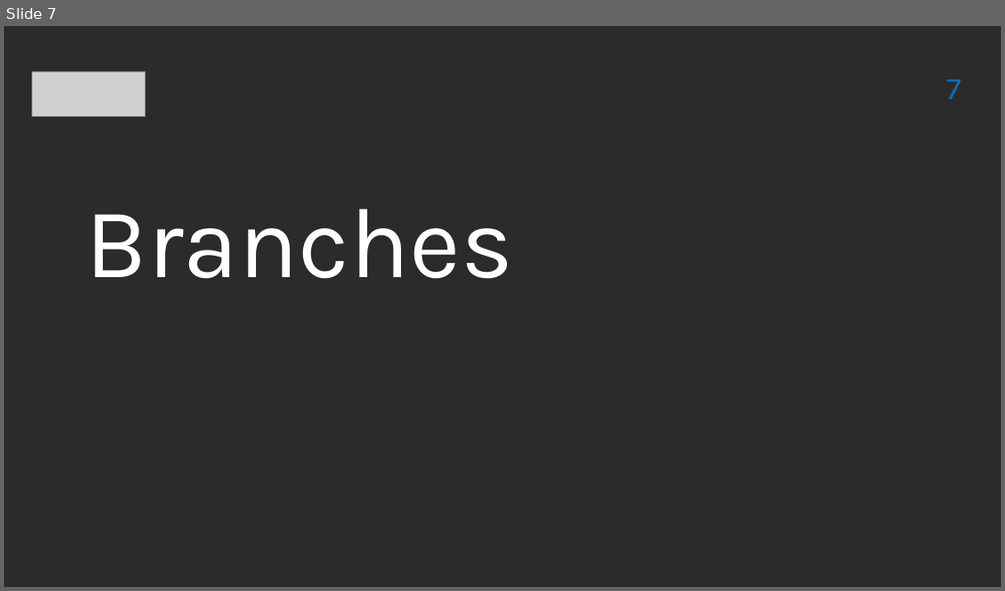
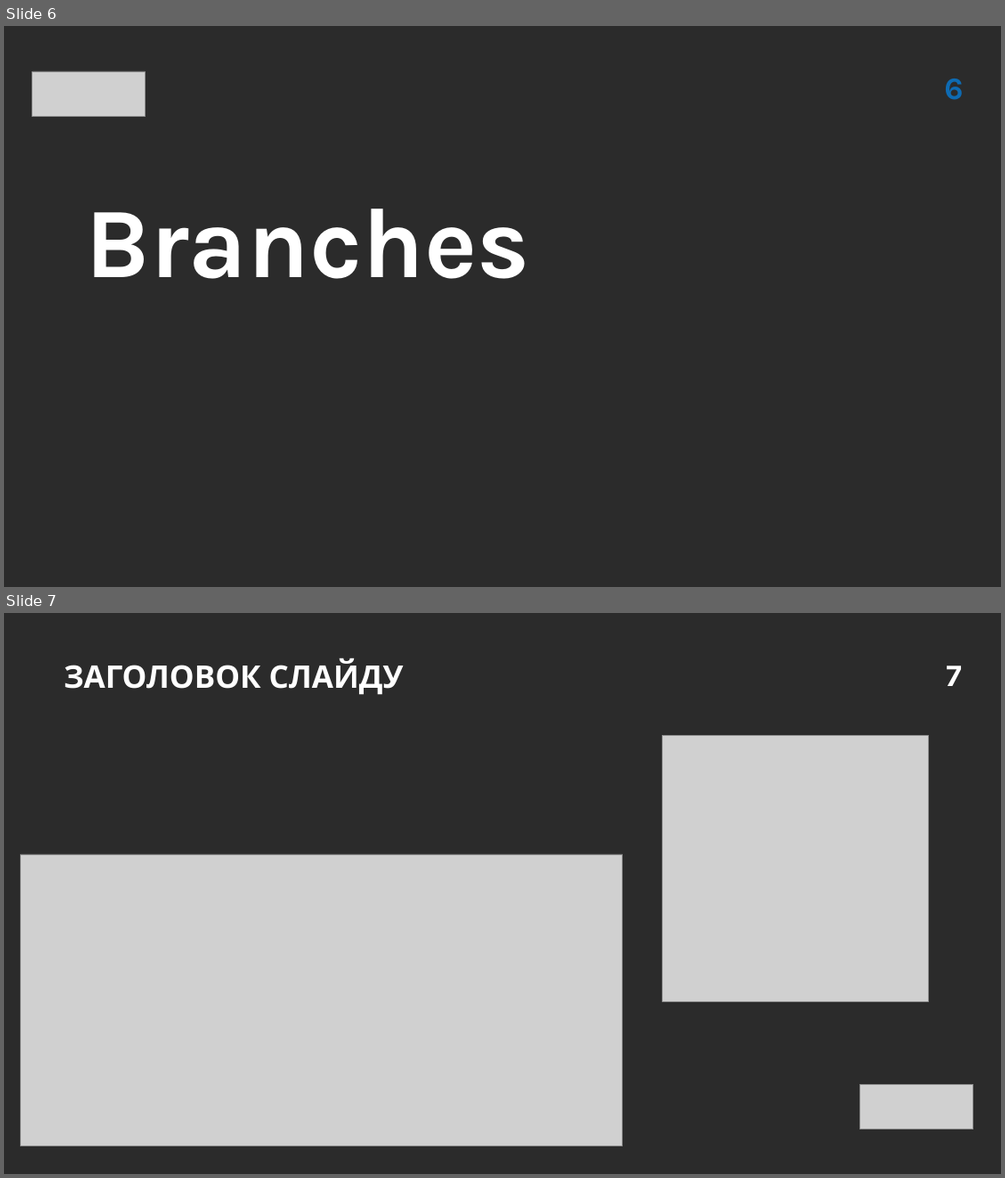
Before and after one commit to vitaliiTolmachov/Presentation, a slide deck: Presentation_easypay.pptx. Shown one above the other, each under a label of ours: slide 7 before the commit, slides 6 and 7 after it. The pictures are 1005x591 and 1005x1178 pixels, drawn with LibreOffice and Linux fonts; fonts in the diff are those of the drawing; grey boxes stand for pictures; background and template pictures are left out; a plain dark background stands for a picture behind light text. Boxes give left, top, right and bottom in pixels: in the first picture for what was removed or moved away, otherwise in the second. Text is boxed around its words. In the diff, an @@ line names an element or a change of style, - is before the commit and + after.

```diff
--- a/Presentation_easypay.pptx
+++ b/Presentation_easypay.pptx
@@ slide 7 added at box(4, 613, 1001, 1174), background picture (left out) @@
@@ text added at box(64, 658, 404, 695), 30 pt, text #FFFFFF, bold @@
+ЗАГОЛОВОК СЛАЙДУ
@@ page number added at box(946, 666, 961, 686), 30 pt, text #FFFFFF, bold @@
+7
@@ picture added at box(662, 736, 928, 1002) @@
@@ picture added at box(20, 854, 623, 1146) @@
@@ picture added at box(860, 1084, 973, 1129) @@
@@ what was slide 7 is now slide 6 @@
@@ slide 6 changed as well @@
@@ page number added at box(944, 79, 963, 100), 30 pt, text #0E6BB3, bold @@
+6
@@ page number removed at box(947, 79, 961, 99) @@
-7
@@ text "Branches" at box(86, 208, 530, 279): bold on; indent changed @@
```
Also in this commit, not shown: 10 other slides changed, 3 other slides added, 8 slides removed.
